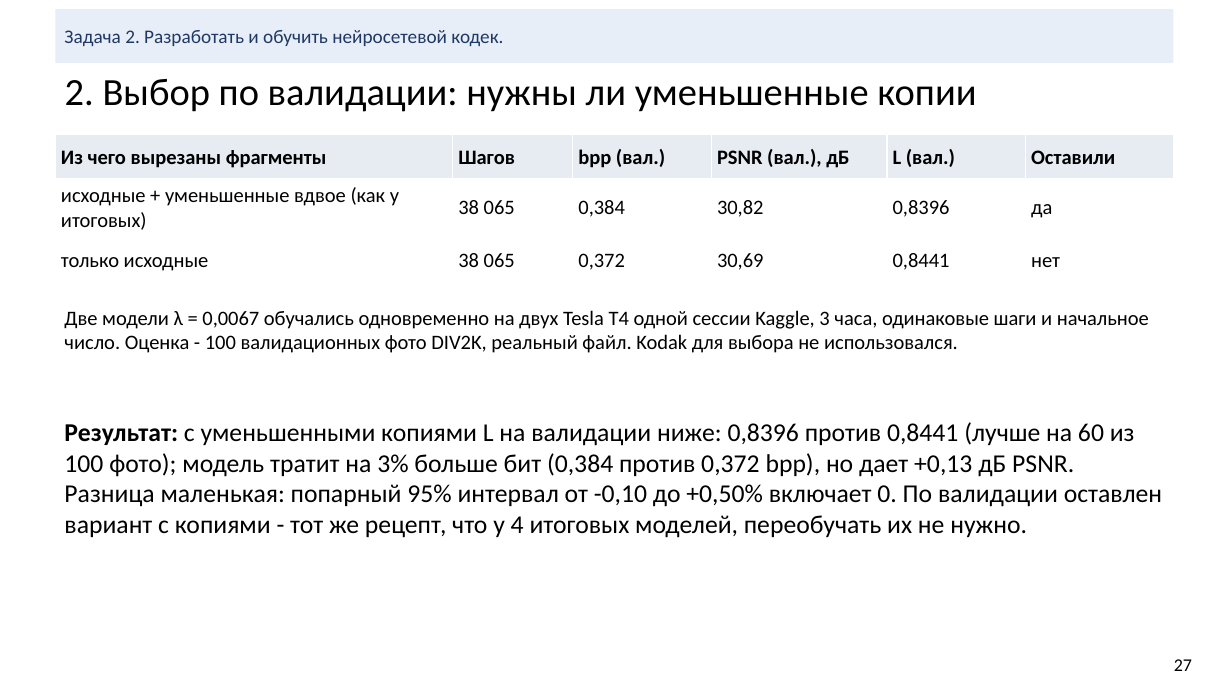
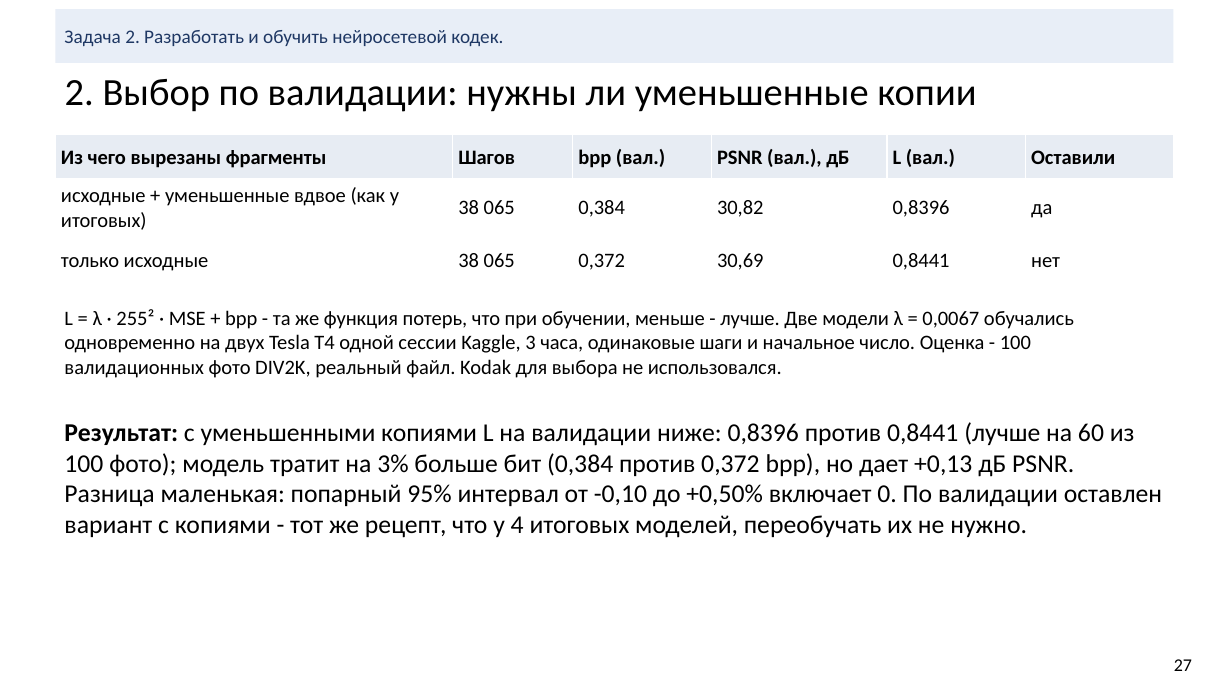
Before and after one commit to KDMCrypto/Deep-Image-Compression, a slide deck: slide 27 of documentation/cv-project-compression.pptx. Drawn at 1232x693 pixels with LibreOffice and Linux fonts; fonts in the diff are those of the drawing. Boxes give left, top, right and bottom in pixels: in the first picture for what was removed or moved away, otherwise in the second. Text is boxed around its words. In the diff, an @@ line names an element or a change of style, - is before the commit and + after.

Commit message:
Clarify slide and notebook explanations after the user questions
Split shares, decibel and PSNR wording, quantization and arithmetic coding,
metric layers, N and M, the z probability model, R and L, and the LPIPS
comparison with WebP.

```diff
--- a/documentation/cv-project-compression.pptx
+++ b/documentation/cv-project-compression.pptx
@@ text at bbox=[64, 309, 1074, 378]: text changed @@
-Две модели λ = 0,0067 обучались одновременно на двух Tesla T4 одной сессии Kaggle, 3 часа, одинаковые шаги и начальное число. Оценка - 100 валидационных фото DIV2K, реальный файл. Kodak для выбора не использовался.
+L = λ · 255² · MSE + bpp - та же функция потерь, что при обучении, меньше - лучше. Две модели λ = 0,0067 обучались одновременно на двух Tesla T4 одной сессии Kaggle, 3 часа, одинаковые шаги и начальное число. Оценка - 100 валидационных фото DIV2K, реальный файл. Kodak для выбора не использовался.
```
Also in this commit, not shown: 9 other slides changed, 1 other file.
